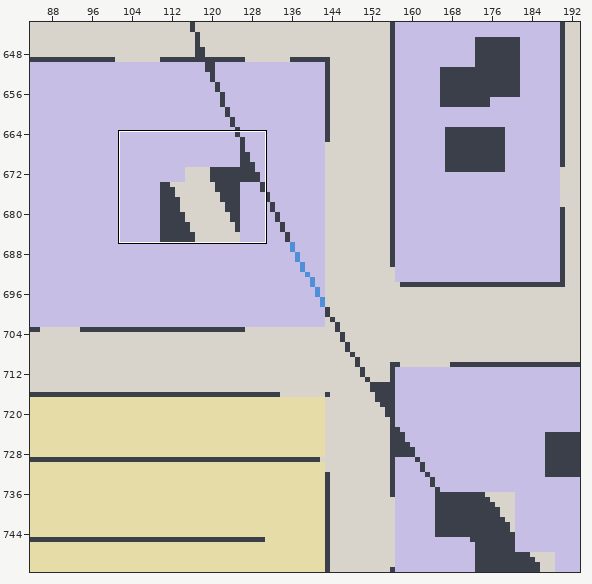
A Tiled map (JSON) gets an edit: resources/mapas/lighthouse.tmj. Above: a wide view before the commit, with the close-up outlined.
Close-up. Before the edit:
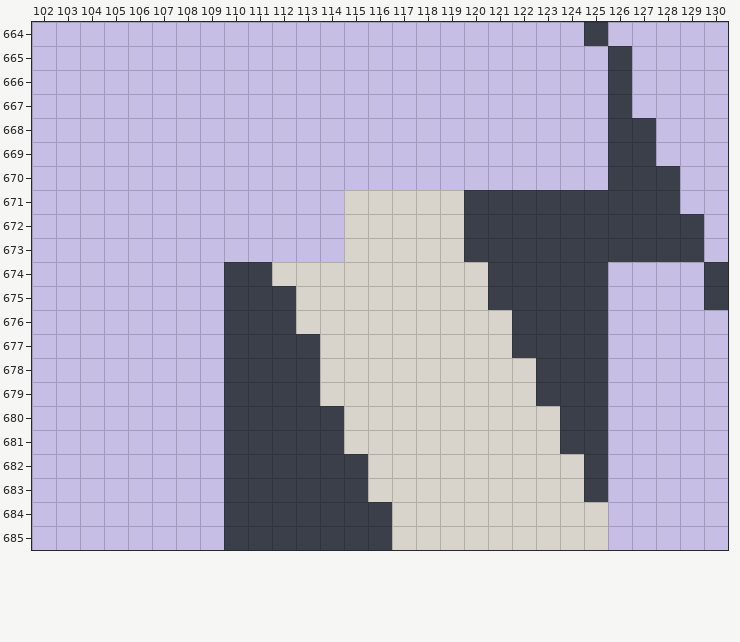
Cells are 8x8 px. Shown: x 102..130, y 664..685. The commit also changed other parts of the map, which this record leaves out.
New version:
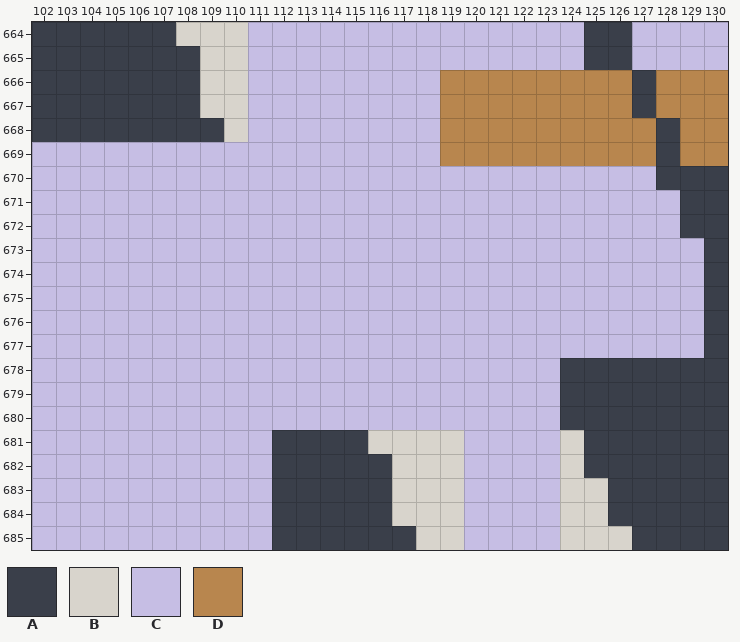
Key: from "lighthouse": A 0, B 1, C 5, D 11.
_ is an empty cell.
Difference:
Layer "suelo":
y 664: x 102..110 CCCCCCCCC -> AAAAAABBB; x 126 C -> A
y 665: x 102..110 CCCCCCCCC -> AAAAAAABB; x 125 C -> A
y 666..667: x 102..110 CCCCCCCCC -> AAAAAAABB; x 119..130 CCCCCCCACCCC -> DDDDDDDDADDD
y 668: x 102..110 CCCCCCCCC -> AAAAAAAAB; x 119..130 CCCCCCCAACCC -> DDDDDDDDDADD
y 669: x 119..130 CCCCCCCAACCC -> DDDDDDDDDADD
y 670: x 126..127 AA -> CC; x 129..130 CC -> AA
y 671: x 115..130 BBBBBAAAAAAAAACC -> CCCCCCCCCCCCCCAA
y 672: x 115..128 BBBBBAAAAAAAAA -> CCCCCCCCCCCCCC; x 130 C -> A
y 673: x 115..130 BBBBBAAAAAAAAAAC -> CCCCCCCCCCCCCCCA
y 674: x 110..125 AABBBBBBBBBAAAAA -> CCCCCCCCCCCCCCCC
y 675: x 110..125 AAABBBBBBBBAAAAA -> CCCCCCCCCCCCCCCC
y 676: x 110..125 AAABBBBBBBBBAAAA -> CCCCCCCCCCCCCCCC; x 130 C -> A
y 677: x 110..125 AAAABBBBBBBBAAAA -> CCCCCCCCCCCCCCCC; x 130 C -> A
y 678..679: x 110..123 AAAABBBBBBBBBA -> CCCCCCCCCCCCCC; x 126..130 CCCCC -> AAAAA
y 680: x 110..123 AAAAABBBBBBBBB -> CCCCCCCCCCCCCC; x 126..130 CCCCC -> AAAAA
y 681: x 110..111 AA -> CC; x 115 B -> A; x 120..124 BBBBA -> CCCCB; x 126..130 CCCCC -> AAAAA
y 682: x 110..111 AA -> CC; x 116 B -> A; x 120..123 BBBB -> CCCC; x 126..130 CCCCC -> AAAAA
y 683: x 110..111 AA -> CC; x 116 B -> A; x 120..123 BBBB -> CCCC; x 125..130 ACCCCC -> BAAAAA
y 684: x 110..111 AA -> CC; x 120..123 BBBB -> CCCC; x 126..130 CCCCC -> AAAAA
y 685: x 110..111 AA -> CC; x 117 B -> A; x 120..123 BBBB -> CCCC; x 126..130 CCCCC -> BAAAA
Pixel boxes of the changes (left, top, right, bottom) in both close-ups:
changed: (32, 22, 728, 550)
